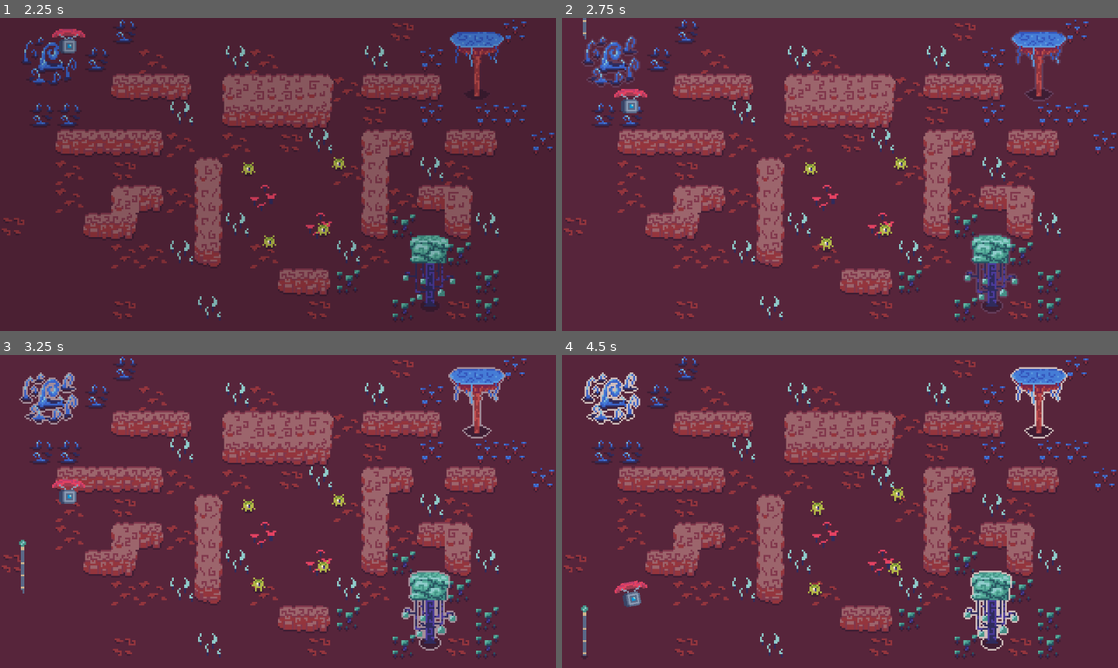
Above: before the commit, frames 1-4 (two rows, left to right).
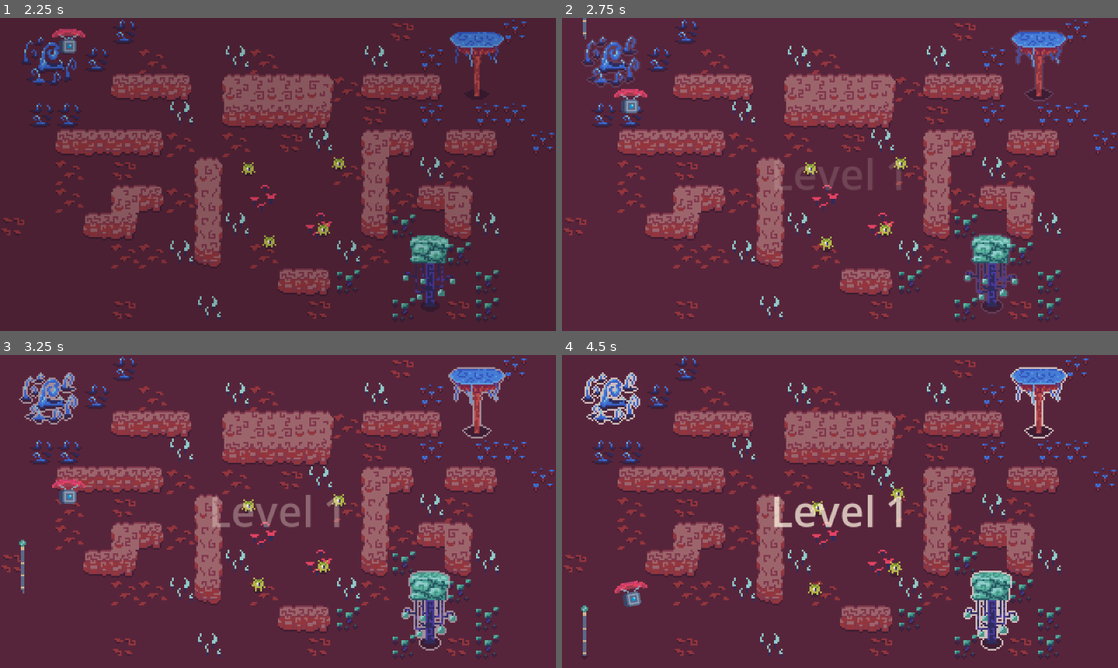
Above: after the commit, the same moments.

Repository: YannVeld/LD59
Game: Godot game, scene res://game_menu.tscn
Same seed, same stepped clock (60 frames per second), same inputs: the game is played once before the commit and once after it.
Inputs (mouse positions are in pixels of both pictures, inside the frame that each line leads up to):
- Up to frame 1 (2.25 s): tap Enter at 0.5 s; move the mouse to (400, 158) at 0.52 s; hold D (move_right) 0.53-1.25 s; click (266, 71) at 1.25 s; move the mouse to (166, 190) at 2.02 s; hold Down (move_down) from 2.03 s (still down)
- Up to frame 2 (2.75 s): keep holding Down (move_down)
- Up to frame 3 (3.25 s): move the mouse to (333, 442) at 2.77 s; release Down (move_down) at 2.78 s; hold D (move_right) from 2.78 s (still down)
- Up to frame 4 (4.5 s): move the mouse to (812, 574) at 3.52 s; release D (move_right) at 3.53 s; hold Up (move_up) 3.53-4.28 s; move the mouse to (1006, 558) at 4.27 s; hold A (move_left) from 4.28 s (still down)

Frame 1 is identical in both runs. In frame 2, 0.5% of the frame differs, in the area x 38-61%, y 44-55%; in frame 3, 0.8%; in frame 4, 0.9%, in the area x 38-62%, y 44-56%.

Commit message:
add level announcer

Diff:
--- a/Scripts/game_manager.gd
+++ b/Scripts/game_manager.gd
@@ -16,6 +16,9 @@
 # Called when the node enters the scene tree for the first time.
 func _ready() -> void:
 	print("Entering level ", SessionManager.current_level)
+	$"../Control".modulate.a = 0
+	$"../Control/LevelLabel".text += str(SessionManager.current_level)
+
 
 # Called every frame. 'delta' is the elapsed time since the previous frame.
 func _process(delta: float) -> void:
@@ -65,3 +68,24 @@
 
 	else:
 		get_tree().change_scene_to_file("res://game_menu.tscn")
+
+func modulate_in(thing, duration):
+	thing.modulate.a = 0
+
+	var tween = create_tween()
+	tween.tween_property(thing, "modulate:a", 1., duration)
+
+func modulate_out(thing, duration):
+	thing.modulate.a = 1
+
+	var tween = create_tween()
+	tween.tween_property(thing, "modulate:a", 0., duration)
+
+func _on_fader_on_fade_in_finished() -> void:
+	modulate_in($"../Control", 3)
+	$"../Control/LevelLabelTimer".start(2.5)
+	pass # Replace with function body.
+
+func _on_level_label_timer_timeout() -> void:
+	modulate_out($"../Control", 1)
+	pass # Replace with function body.
--- /dev/null
+++ b/Scripts/level_label.gd
@@ -0,0 +1,11 @@
+extends Label
+
+
+# Called when the node enters the scene tree for the first time.
+func _ready() -> void:
+	pass # Replace with function body.
+
+
+# Called every frame. 'delta' is the elapsed time since the previous frame.
+func _process(delta: float) -> void:
+	pass
--- a/template.tscn
+++ b/template.tscn
@@ -7,8 +7,13 @@
 [ext_resource type="PackedScene" uid="uid://xwd3d6ogcad7" path="res://Scenes/tower_landing.tscn" id="6_djkc3"]
 [ext_resource type="PackedScene" uid="uid://kpu2fujbxyg1" path="res://Scenes/transmitter.tscn" id="7_jj470"]
 [ext_resource type="PackedScene" uid="uid://bsheukrvpenne" path="res://Scenes/fader.tscn" id="7_uinmr"]
-[ext_resource type="Script" path="res://Scripts/circle_renderer.gd" id="8_747y3"]
+[ext_resource type="Script" uid="uid://cwbkkrb40j46t" path="res://Scripts/circle_renderer.gd" id="8_747y3"]
 [ext_resource type="PackedScene" uid="uid://16xyn1wj8noj" path="res://Scenes/robot_takeoff.tscn" id="9_cysh1"]
+[ext_resource type="Script" uid="uid://dk3n5ya6iyx44" path="res://Scripts/level_label.gd" id="10_uinmr"]
+
+[sub_resource type="LabelSettings" id="LabelSettings_ph1qb"]
+font_size = 24
+font_color = Color(1, 0.95686275, 0.88235295, 1)
 
 [node name="Level" type="Node2D" unique_id=1798613870]
 
@@ -39,10 +44,45 @@
 [node name="RobotTakeoff" parent="." unique_id=785121779 instance=ExtResource("9_cysh1")]
 position = Vector2(60, 118)
 
+[node name="Control" type="Control" parent="." unique_id=1560885959]
+layout_mode = 3
+anchors_preset = 15
+anchor_right = 1.0
+anchor_bottom = 1.0
+offset_left = 160.0
+offset_top = 90.0
+offset_right = 160.0
+offset_bottom = 90.0
+grow_horizontal = 2
+grow_vertical = 2
+
+[node name="LevelLabel" type="Label" parent="Control" unique_id=1605198459]
+layout_mode = 1
+anchors_preset = 8
+anchor_left = 0.5
+anchor_top = 0.5
+anchor_right = 0.5
+anchor_bottom = 0.5
+offset_left = -22.5
+offset_top = -11.5
+offset_right = 22.5
+offset_bottom = 11.5
+grow_horizontal = 2
+grow_vertical = 2
+text = "Level "
+label_settings = SubResource("LabelSettings_ph1qb")
+script = ExtResource("10_uinmr")
+
+[node name="LevelLabelTimer" type="Timer" parent="Control" unique_id=1187380697]
+wait_time = 2.0
+one_shot = true
+
 [connection signal="mission_accomplished" from="GameManager" to="CircleRenderer" method="_on_game_manager_mission_accomplished"]
 [connection signal="item_collected" from="Robot" to="GameManager" method="_on_robot_item_collected"]
 [connection signal="landing_zone_entered" from="Robot" to="GameManager" method="_on_robot_landing_zone_entered"]
 [connection signal="landing_animation_finished" from="TowerLanding" to="Transmitter" method="_on_tower_landing_landing_animation_finished"]
+[connection signal="on_fade_in_finished" from="Fader" to="GameManager" method="_on_fader_on_fade_in_finished"]
 [connection signal="on_fade_out_finished" from="Fader" to="GameManager" method="_on_fader_on_fade_out_finished"]
 [connection signal="phoneHome" from="CircleRenderer" to="LandingZone" method="_on_circle_renderer_phone_home"]
 [connection signal="takeoff_complete" from="RobotTakeoff" to="Fader" method="_on_robot_takeoff_takeoff_complete"]
+[connection signal="timeout" from="Control/LevelLabelTimer" to="GameManager" method="_on_level_label_timer_timeout"]
Not shown, added: Scripts/level_label.gd.uid
